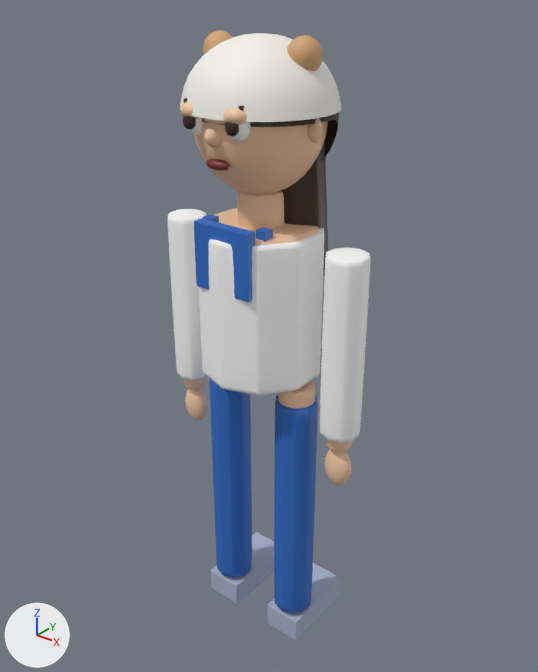
The glTF model public/assets/avatars/hana.glb, before and after one commit.
Rendered twice from a 50 mm camera at (0.813, -0.994, 1.305) aimed at (-0.008, 0.032, 0.669). Every picture has the same lights, and +X, +Y and +Z are marked at lower left. The picture after the commit comes second. Where no turn or scale is listed for an object, it has been applied to the vertices. Vertices at exactly the same position are counted once.

Names of what the first picture shows: 'Beanie', 'BearEar.R', 'Bib', 'Body', 'ClothingBottom', 'ClothingShoes', 'ClothingTop', 'Hair', 'Sleeve.L', 'Sleeve.R' and 9 more.
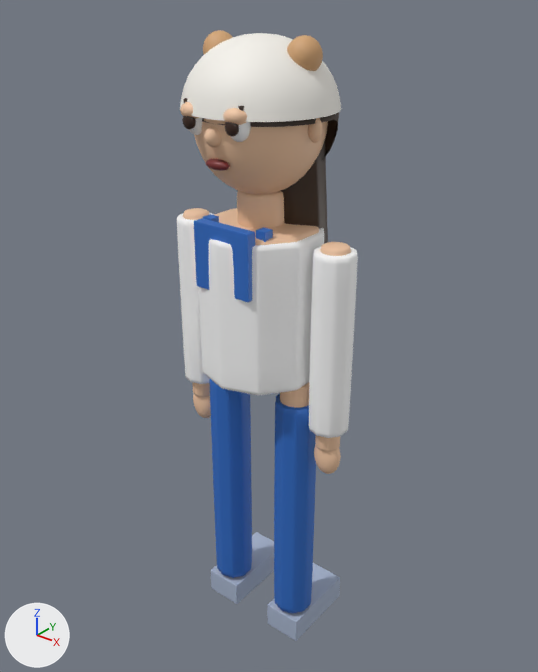
Boxes (x1, y1, x2, y2) around the edits, measured in the pictures (538 x 672 px; the box of a moved part takes in the faces that stretch with it):
'Body', reshaped
    before: (184, 98, 352, 485)
    after: (183, 98, 351, 474)
'Sleeve.R', moved
    before: (320, 247, 371, 443)
    after: (309, 246, 358, 438)
'Sleeve.L', moved
    before: (168, 209, 207, 380)
    after: (177, 212, 214, 384)
part 1 of me_cylinder, moved or reshaped
    before: (185, 388, 207, 420)
    after: (193, 394, 211, 418)
part 2 of me_cylinder, moved or reshaped
    before: (325, 449, 351, 485)
    after: (314, 444, 341, 474)
part 3 of me_cylinder, added
    after: (183, 208, 210, 220)
part 4 of me_cylinder, added
    after: (320, 242, 351, 256)
part 5 of me_cylinder, moved or reshaped
    before: (184, 378, 352, 452)
    after: (193, 382, 340, 452)

Patch to the scene script:
```diff
--- a/public/assets/avatars/hana.glb.py
+++ b/public/assets/avatars/hana.glb.py
@@ me_cylinder @@
 # used by ob_body; location = (0.0, 0.0, 0.0)
-me_cylinder.from_pydata(...)  # 10220 vertices, 20352 faces; spans x -0.214..0.214, y -0.134..0.125, z 0.0..1.209
+me_cylinder.from_pydata(...)  # 12660 vertices, 25216 faces; spans x -0.19..0.19, y -0.134..0.125, z 0.0..1.209
+# me_cylinder part 1: the loose piece of 610 vertices spanning x -0.213..-0.157, y -0.019..0.019, z 0.423..0.507 is moved by (0.025, 0.0, 0.015)
+# me_cylinder part 2: the loose piece of 610 vertices spanning x 0.157..0.213, y -0.019..0.019, z 0.423..0.507 is moved by (-0.025, 0.0, 0.015)
+# me_cylinder part 3: a new loose piece of 542 vertices spanning x -0.19..-0.13, y -0.031..0.031, z 0.68..0.9, in mat_skin (beige #f3c9a6)
+# me_cylinder part 4: a new loose piece of 542 vertices spanning x 0.13..0.19, y -0.031..0.031, z 0.68..0.9, in mat_skin (beige #f3c9a6)
+# me_cylinder part 5: 20 vertices moved within x -0.169..0.169, y -0.031..0.031, z 0.47..0.692; 3224 vertices removed from x -0.214..0.214, y -0.036..0.036, z 0.33..0.89; 2140 vertices added at x -0.183..0.183, y -0.037..0.037, z 0.32..0.7
+# other edits to the shape of me_cylinder do not show in these pictures
 me_cylinder.materials.append(mat_skin)
@@ me_cylinder_014 @@
 # used by ob_sleeve_l; location = (0.0, 0.0, 0.0)
-me_cylinder_014.from_pydata(...)  # 542 vertices, 1080 faces; spans x -0.223..-0.147, y -0.039..0.039, z 0.54..0.89
+me_cylinder_014.from_pydata(...)  # 542 vertices, 1080 faces; spans x -0.198..-0.122, y -0.039..0.039, z 0.54..0.89
+# me_cylinder_014 part 6: the whole mesh is moved by (0.025, 0.0, 0.0)
 me_cylinder_014.materials.append(mat_sleevemat__ffffff)
@@ me_cylinder_015 @@
 # used by ob_sleeve_r; location = (0.0, 0.0, 0.0)
-me_cylinder_015.from_pydata(...)  # 542 vertices, 1080 faces; spans x 0.147..0.223, y -0.039..0.039, z 0.54..0.89
+me_cylinder_015.from_pydata(...)  # 542 vertices, 1080 faces; spans x 0.122..0.198, y -0.039..0.039, z 0.54..0.89
+# me_cylinder_015 part 7: the whole mesh is moved by (-0.025, 0.0, 0.0)
 me_cylinder_015.materials.append(mat_sleevemat__ffffff)
```
